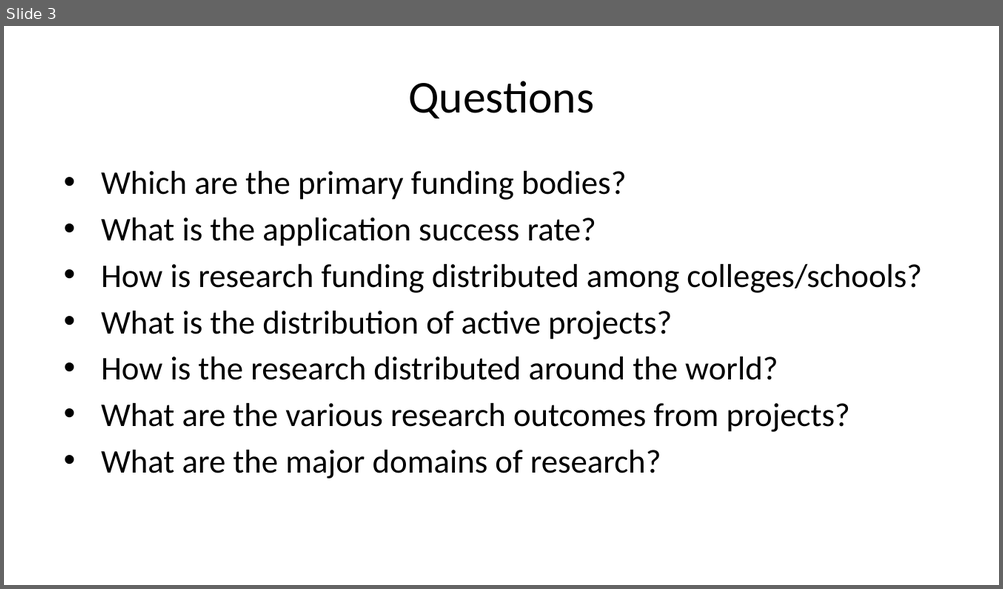
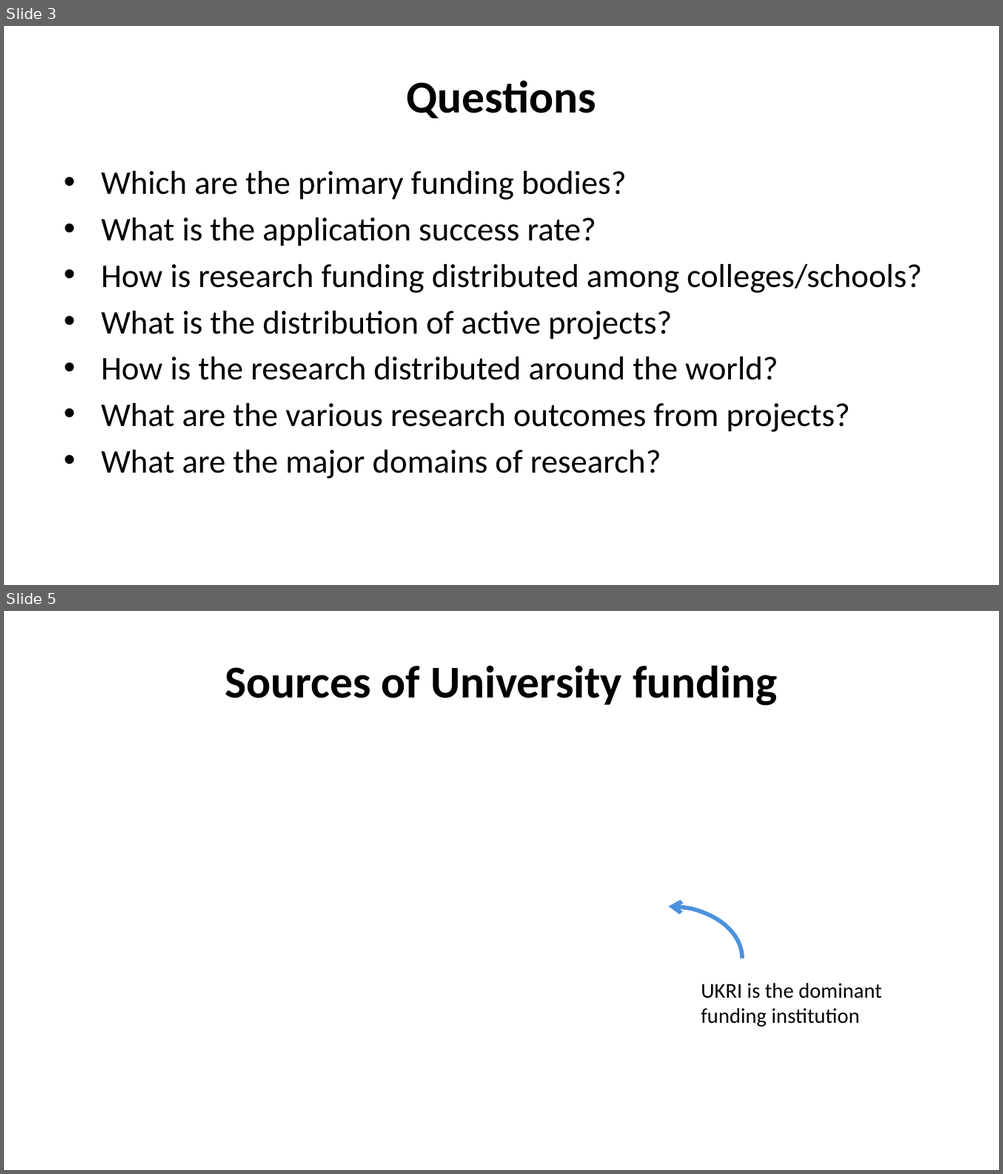
Before and after one commit to edinburgh-earth-initiative/climate_research_impact, a slide deck: Presentation_climate_research.pptx. Shown one above the other, each under a label of ours: slide 3 before the commit, slides 3 and 5 after it; the slides between them are not shown. The pictures are 1003x589 and 1003x1174 pixels, drawn with LibreOffice and Linux fonts; fonts in the diff are those of the drawing. Boxes give left, top, right and bottom in pixels: in the first picture for what was removed or moved away, otherwise in the second. Text is boxed around its words. In the diff, an @@ line names an element or a change of style, - is before the commit and + after.

```diff
--- a/Presentation_climate_research.pptx
+++ b/Presentation_climate_research.pptx
@@ slide 5 added at (4, 611, 999, 1170), background #FFFFFF @@
@@ title added at (225, 665, 777, 706), 33 pt, text #000000, bold @@
+Sources of University funding
@@ arc (boxed as its full ellipse) added at (595, 906, 742, 1011), outline #4C92DC 3 pt @@
@@ text added at (700, 983, 882, 1027), 15.3 pt, text #000000 @@
+UKRI is the dominant funding institution
@@ slide 3 changed as well @@
@@ title "Questions" at (406, 80, 596, 118): bold on @@
```
Also in this commit, not shown: 11 other slides changed, 2 other slides added, 1 slide removed, 55 other files.
